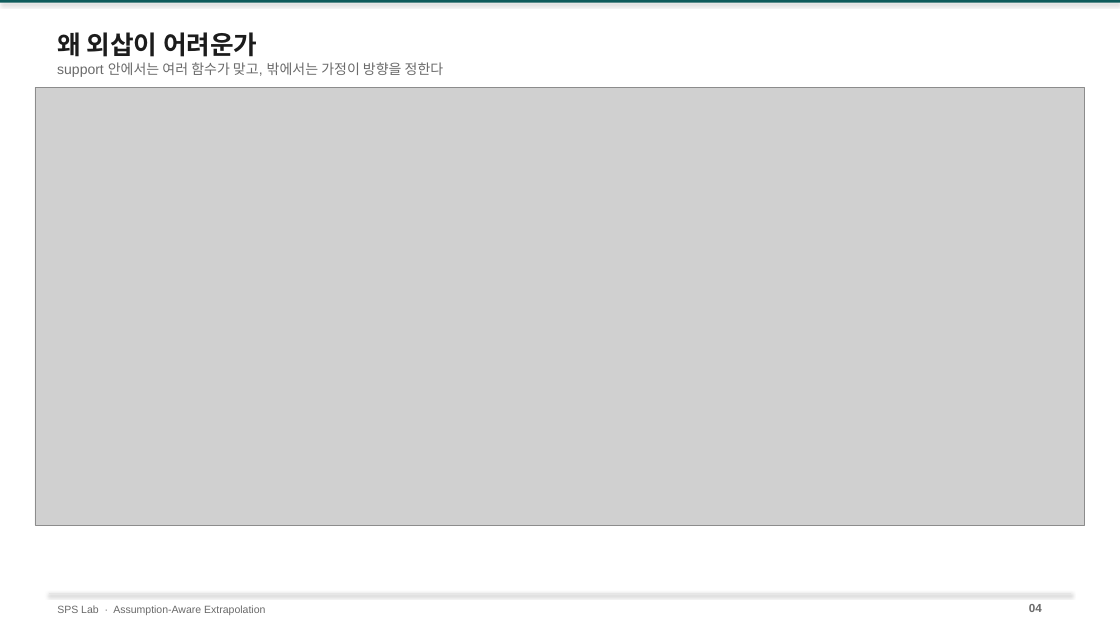
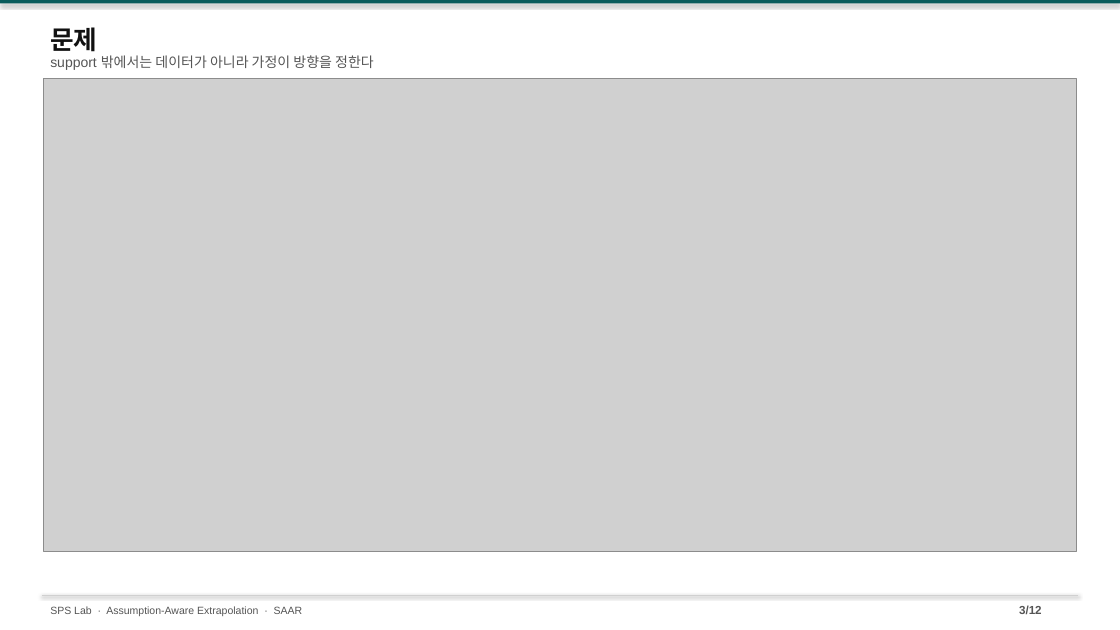
Before and after one commit to amumujs-create/pp_pae_total, a slide deck: slide 3 of output/PP_Research_Detailed_v2.pptx (slide 4 before the commit). Drawn at 1120x630 pixels with LibreOffice and Linux fonts; fonts in the diff are those of the drawing; grey boxes stand for pictures. Boxes give left, top, right and bottom in pixels: in the first picture for what was removed or moved away, otherwise in the second. Text is boxed around its words. In the diff, an @@ line names an element or a change of style, - is before the commit and + after.

```diff
--- a/output/PP_Research_Detailed_v2.pptx
+++ b/output/PP_Research_Detailed_v2.pptx
@@ rectangle at (0, 0, 1120, 3): fill #0F5C5C to #0A5C5C @@
@@ text at (50, 27, 97, 52): text changed; text colour #1C1C1C to #111111 @@
-왜 외삽이 어려운가
+문제
@@ text at (50, 55, 374, 70): text changed; text colour #6A6A6A to #555555 @@
-support 안에서는 여러 함수가 맞고, 밖에서는 가정이 방향을 정한다
+support 밖에서는 데이터가 아니라 가정이 방향을 정한다
@@ picture: place and size @@
-picture at (35, 87, 1086, 525)
+picture at (44, 79, 1076, 551)
@@ line moved from (49, 593) - (1071, 593) to (42, 595) - (1078, 595) @@
@@ line (42, 595) - (1078, 595): stroke #E6E6E6 0.75 pt to #D0D0D0 0.75 pt @@
@@ text at (50, 606, 303, 616): text changed; text colour #6A6A6A to #555555 @@
-SPS Lab · Assumption-Aware Extrapolation
+SPS Lab · Assumption-Aware Extrapolation · SAAR
@@ text at (1019, 605, 1042, 614): text changed; text colour #6A6A6A to #555555 @@
-04
+3/12
```
Also in this commit, not shown: 5 other slides changed, 6 slides added, 21 slides removed, 14 other files.
